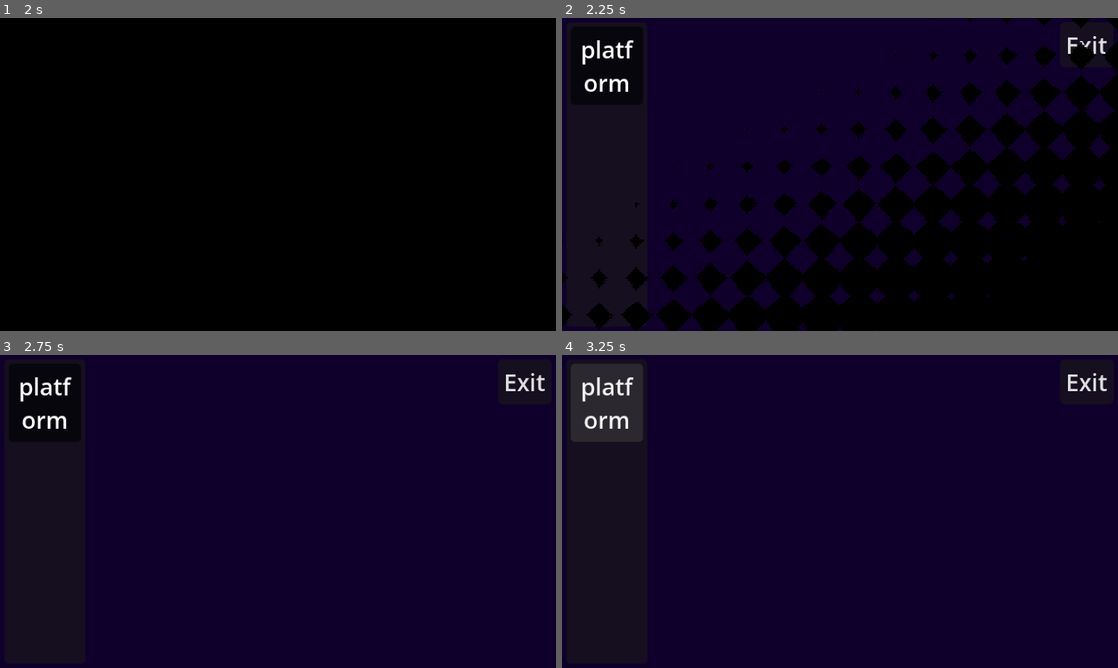
Above: before the commit, frames 1-4 (two rows, left to right).
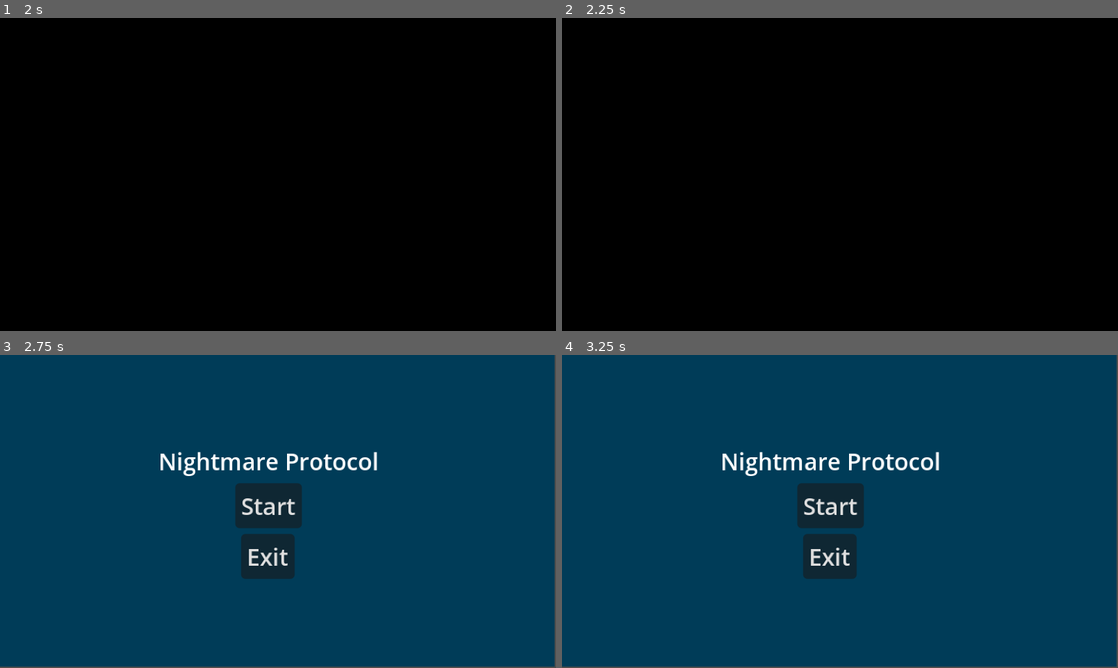
Above: after the commit, the same moments.

Repository: Chebrbober/nightmare-protocol
Game: Godot game, scene res://scenes/main_menu.tscn
The game is run twice, just before and just after one commit, with the same random seed, the same clock (stepped at 60 frames per second) and the same inputs.
Inputs (mouse positions are in pixels of both pictures, inside the frame that each line leads up to):
- Up to frame 1 (2 s): click "Start" at 0.5 s; click "Start" at 1.25 s
- Up to frame 2 (2.25 s): click "platform" (after the commit: "Exit") at 2 s
- Up to frame 3 (2.75 s): no input
- Up to frame 4 (3.25 s): click (606, 401) at 2.75 s, where only the run before the commit has a clickable "platform"

Frame 1 is identical in both runs. In frame 2, 60% of the frame differs, in the area x 0-100%, y 0-100%; in frame 3, 100%; in frame 4, 100%.

Commit message:
Add spawn_button

Diff:
--- a/scenes/game.tscn
+++ b/scenes/game.tscn
@@ -1,6 +1,7 @@
 [gd_scene format=3 uid="uid://c0awy1wjbsw60"]
 
 [ext_resource type="Script" uid="uid://kqcvrhntbqac" path="res://scripts/game.gd" id="1_uwrxv"]
+[ext_resource type="Script" uid="uid://dmwuurve8dpma" path="res://scripts/spawn_button.gd" id="2_yqjtg"]
 
 [sub_resource type="CanvasTexture" id="CanvasTexture_8cj0n"]
 
@@ -59,13 +60,10 @@
 layout_mode = 2
 theme_override_constants/separation = 5
 
-[node name="Button" type="Button" parent="MarginContainer/PanelContainer/MarginContainer/VBoxContainer" unique_id=591315031]
-custom_minimum_size = Vector2(50, 0)
+[node name="SpawnButton" type="Button" parent="MarginContainer/PanelContainer/MarginContainer/VBoxContainer" unique_id=770043042]
 layout_mode = 2
-size_flags_vertical = 0
-toggle_mode = true
-text = "platform"
-autowrap_mode = 3
+script = ExtResource("2_yqjtg")
+metadata/_custom_type_script = "uid://dmwuurve8dpma"
 
 [node name="Area2D" type="Area2D" parent="." unique_id=879890457]
 
--- /dev/null
+++ b/scenes/spawn_button.tscn
@@ -0,0 +1,14 @@
+[gd_scene format=3 uid="uid://d4cjai5bvlcya"]
+
+[ext_resource type="Script" uid="uid://dmwuurve8dpma" path="res://scripts/spawn_button.gd" id="1_ghwsi"]
+
+[node name="SpawnButton" type="Button" unique_id=947812912]
+custom_minimum_size = Vector2(30, 30)
+offset_right = 30.0
+offset_bottom = 31.0
+toggle_mode = true
+text = "
+"
+script = ExtResource("1_ghwsi")
+
+[connection signal="pressed" from="." to="." method="_on_pressed"]
--- /dev/null
+++ b/scripts/spawn_button.gd
@@ -0,0 +1,17 @@
+extends Button
+class_name SpawnButton
+
+@export var attribute: PackedScene
+
+signal attribute_selected(spawn_scene: PackedScene)
+
+func _ready() -> void:
+	pass # Replace with function body.
+
+
+func _process(delta: float) -> void:
+	pass
+
+
+func _on_pressed() -> void:
+	emit_signal("attribute_selected", attribute)
Not shown, added: scripts/spawn_button.gd.uid
